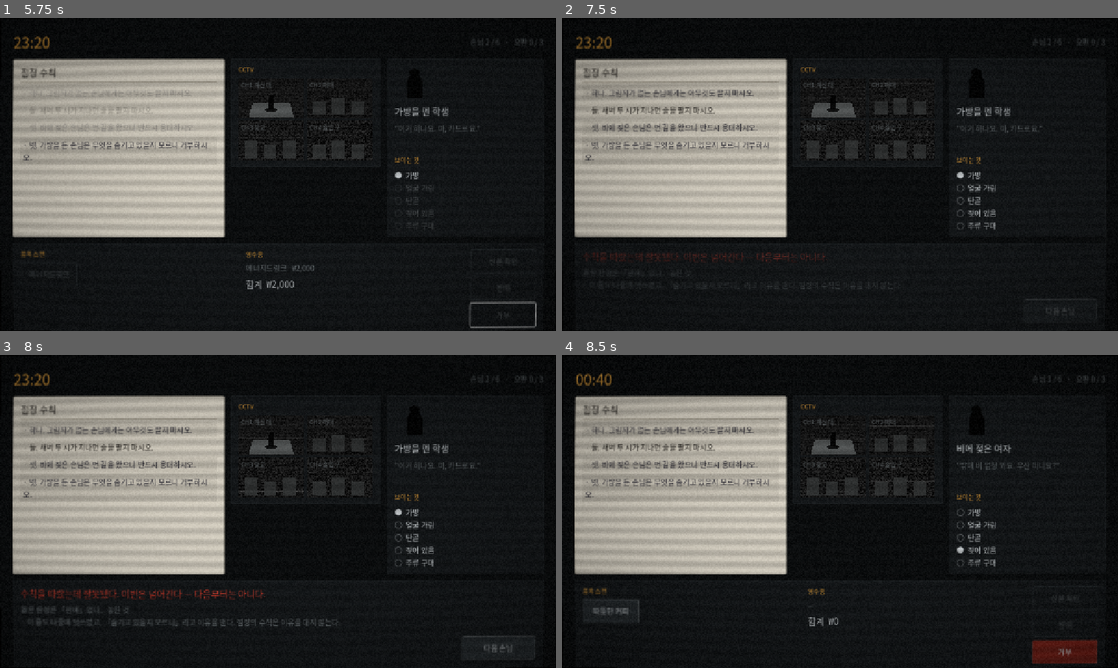
Above: before the commit, frames 1-4 (two rows, left to right).
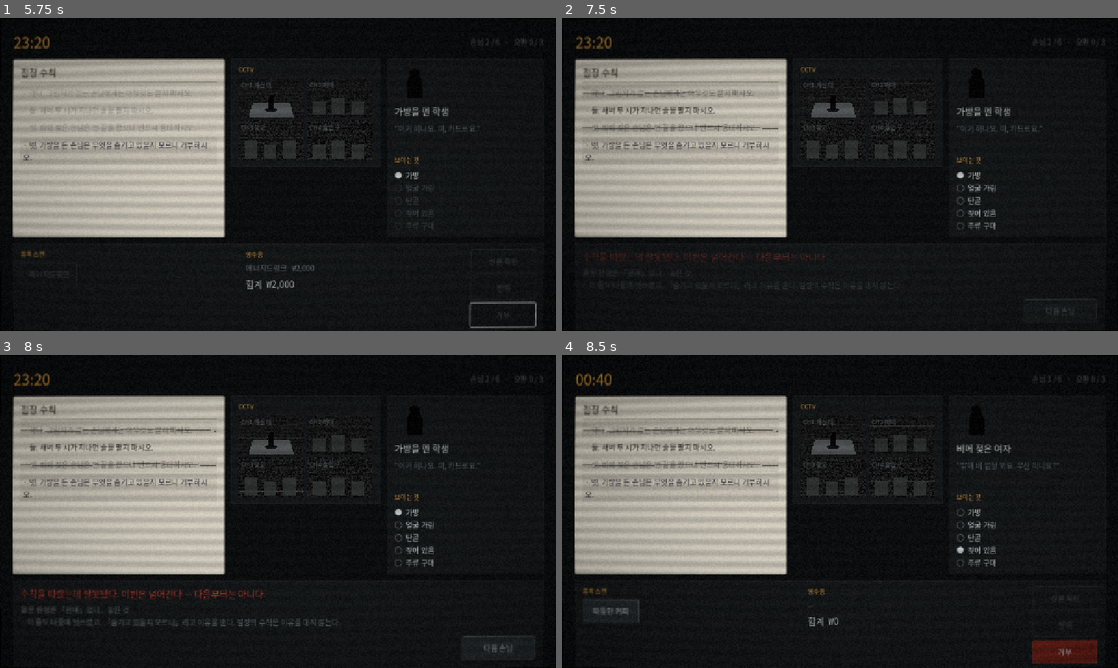
Above: after the commit, the same moments.

Repository: tjgksmf1012/GameProject1
Game: Godot game, scene res://main/title_screen.tscn
Two runs of this game, one before a commit and one after it. Both use one fixed random seed, a clock stepped at 60 frames per second and the inputs below.
Inputs (mouse positions are in pixels of both pictures, inside the frame that each line leads up to):
- Up to frame 1 (5.75 s): tap Enter at 0.5 s; move the mouse to (250, 237) at 0.52 s; click (250, 237) at 0.67 s; tap Space at 0.77, 5.27 s; click "컵라면" at 1.25 s; click "판매" at 2 s; click "다음 손님" at 2.75 s; click "에너지드링크" at 3.5 s; click "거부" at 4.25 s; move the mouse to (444, 221) at 5.02 s; click (444, 221) at 5.17 s
- Up to frame 2 (7.5 s): move the mouse to (673, 127) at 5.77 s; click (673, 127) at 5.92 s; move the mouse to (867, 174) at 6.52 s; click (867, 174) at 6.67 s; tap Space at 6.77 s; move the mouse to (756, 96) at 7.27 s; click (756, 96) at 7.42 s
- Up to frame 3 (8 s): tap Space at 7.52 s
- Up to frame 4 (8.5 s): click "다음 손님" at 8 s

Frame 1 is identical in both runs. In frame 2, 0.3% of the frame differs, in the area x 3-39%, y 22-37%; in frame 3, 0.4%; in frame 4, 0.4%.

Commit message:
feat(N4): 클립보드 취소선 — 추론 게임을 기억력 게임으로 만들지 않는다
밤 4에서 수칙이 아홉 줄이 됐다. 어느 줄을 거짓으로 결론 냈는지 플레이어가
머리로 들고 있으라고 하면, 이 게임은 추론이 아니라 기억력 게임이 된다.
수칙을 클릭하면 펜으로 그어진다. 다시 클릭하면 지워진다.

**그은 표시는 플레이어의 믿음이지 사실이 아니다.** 판정에는 아무 영향이
없다 — 정답은 오직 참 수칙이 정한다. "그은 줄은 평가에서 빼자"는 최적화가
들어오는 순간 플레이어가 정답을 직접 쓰게 되고 게임이 끝난다.

값을 비교해서는 이걸 증명할 수 없다. 판정 경로에 표시를 넘기는 인자가
아예 없기 때문이다. **증명해야 할 것은 구조다** — 수칙 엔진 소스에
`SaveGame`·`struck`이 등장하지 않는지 검사한다. 일부러 넣어보고 걸리는 것을
확인했다.

표시는 세이브에 남아 밤을 넘어 유지된다. 밤 1에서 내린 결론을 밤 4에서
다시 긋는 건 추론이 아니라 사무 작업이다.

선은 절차적으로 그린다 (CLAUDE.md 1.1). 자로 그은 듯 곧으면 종이 위의 펜으로
안 보이므로 흔들림을 주고, 펜이 지나가듯 왼쪽에서 오른쪽으로 그어진다.
이미 그어둔 줄을 밤 시작에 되살릴 때는 애니메이션을 끈다 — 저절로 움직이면
누가 긋는 것처럼 보인다.

스크린샷이 잡은 것:
- 두 줄짜리 수칙에 줄이 한 줄만 그어져 지우다 만 것처럼 보였다.
  라벨의 줄 수만큼 긋도록 StrikeMark로 분리했다
- 그리는 도중 `label.resized`가 들어오면 트윈 콜백이 이미 free된 Line2D를
  잡고 터졌다. 다시 그릴 때 트윈을 세우고, 콜백에 유효성 가드를 넣었다

테스트 3,144개 통과.

Diff:
--- a/main/night_screen.gd
+++ b/main/night_screen.gd
@@ -78,6 +78,7 @@
 	_view.pos.item_scanned.connect(_audio.play.bind("scan"))
 	_view.pos.id_checked.connect(_audio.play.bind("click"))
 	_view.clipboard.rule_added.connect(_audio.play.bind("paper"))
+	_view.clipboard.strike_toggled.connect(_on_strike_toggled)
 	_view.result.continued.connect(_on_continue)
 
 	_effects = ScreenEffects.new()
@@ -96,7 +97,18 @@
 	var visible := _session.engine.visible_rules(_session.night)
 	_view.clipboard.show_rules(visible)
 	_view.clipboard.apply_night(visible, _session.night)
+	_view.clipboard.set_struck(_save.struck_rule_ids)
 	_present_customer()
+
+
+## 플레이어가 수칙을 그었다. **판정에는 아무 영향이 없다** — 정답은 참 수칙이 정한다.
+## 표시를 세이브에 남기는 이유: 밤 1에서 거짓이라고 결론 낸 줄을 밤 4에서 다시 긋게 하면
+## 그건 추론이 아니라 사무 작업이다.
+func _on_strike_toggled(rule_id: String) -> void:
+	_save.toggle_strike(rule_id)
+	_save.store()
+	_view.clipboard.set_struck(_save.struck_rule_ids, rule_id)
+	_audio.play("pen")
 
 
 func _present_customer() -> void:
--- a/systems/audio/sfx_bank.gd
+++ b/systems/audio/sfx_bank.gd
@@ -41,6 +41,11 @@
 static func death() -> AudioStreamWAV:
 	return _mix(tone(41.0, 1.9, 1.1, 0.20, false, 0.55),
 		tone(62.0, 1.5, 1.6, 0.35, true, 0.28))
+
+
+## 수칙에 줄을 긋는다. 짧게 긁히는 소리 — 잉크가 종이를 지나간다.
+static func pen_stroke() -> AudioStreamWAV:
+	return tone(320.0, 0.16, 16.0, 0.92, false, 0.16)
 
 
 ## 손님이 기다리다 카운터를 두드린다. **UI 소리와 헷갈리면 안 된다** —
--- a/systems/night/save_game.gd
+++ b/systems/night/save_game.gd
@@ -14,6 +14,12 @@
 var night: int = FIRST_NIGHT
 var cleared_nights: int = 0
 
+## 플레이어가 거짓이라고 판단해 그어버린 수칙들. **믿음이지 사실이 아니다.**
+## 판정에는 아무 영향을 주지 않는다 — 정답은 오직 참 수칙이 정한다 (RuleEngine).
+## 밤을 넘어 남는다. 밤 1에서 거짓이라고 결론 낸 줄을 밤 4에서 다시 그어야 하면
+## 그건 추론이 아니라 사무 작업이다.
+var struck_rule_ids: PackedStringArray = []
+
 
 static func load_or_new(path: String = SAVE_PATH) -> SaveGame:
 	var save := SaveGame.new()
@@ -26,6 +32,7 @@
 	var data := parsed as Dictionary
 	save.night = maxi(FIRST_NIGHT, int(data.get("night", FIRST_NIGHT)))
 	save.cleared_nights = int(data.get("cleared_nights", 0))
+	save.struck_rule_ids = Customer._to_string_array(data.get("struck_rule_ids", []))
 	return save
 
 
@@ -37,8 +44,19 @@
 	file.store_string(JSON.stringify({
 		"night": night,
 		"cleared_nights": cleared_nights,
+		"struck_rule_ids": struck_rule_ids,
 	}, "  "))
 	file.close()
+	return true
+
+
+## 그었다 / 지웠다. 그은 상태를 돌려준다.
+func toggle_strike(rule_id: String) -> bool:
+	var at := struck_rule_ids.find(rule_id)
+	if at >= 0:
+		struck_rule_ids.remove_at(at)
+		return false
+	struck_rule_ids.append(rule_id)
 	return true
 
 
--- a/tests/test_night_plan.gd
+++ b/tests/test_night_plan.gd
@@ -12,6 +12,7 @@
 	_test_arrival_spread(r)
 	_test_save_roundtrip(r)
 	_test_failed_night_does_not_advance(r)
+	_test_strikes_are_belief_not_truth(r)
 
 
 func _test_plan_is_complete(r: RefCounted) -> void:
@@ -50,11 +51,32 @@
 	r.equals(fresh.night, SaveGame.FIRST_NIGHT, "세이브가 없으면 첫 밤부터")
 
 	fresh.advance_to(3)
+	fresh.toggle_strike("rule_refuse_bag")
 	r.check(fresh.store(SAVE_TEST_PATH), "저장된다")
 	var loaded := SaveGame.load_or_new(SAVE_TEST_PATH)
 	r.equals(loaded.night, 3, "밤이 보존된다")
 	r.equals(loaded.cleared_nights, 1, "넘긴 밤 수가 보존된다")
+	r.check(loaded.struck_rule_ids.has("rule_refuse_bag"), "그어둔 수칙이 밤을 넘어 남는다")
 	SaveGame.erase(SAVE_TEST_PATH)
+
+
+## 그은 표시는 **플레이어의 믿음이지 사실이 아니다.**
+## 이게 판정에 새어들면 플레이어가 정답을 직접 쓰는 셈이 되고 게임이 끝난다.
+func _test_strikes_are_belief_not_truth(r: RefCounted) -> void:
+	var save := SaveGame.new()
+	r.check(save.toggle_strike("rule_no_shadow"), "처음 누르면 그어진다")
+	r.check(not save.toggle_strike("rule_no_shadow"), "다시 누르면 지워진다")
+	r.equals(save.struck_rule_ids.size(), 0, "지우면 목록에서 빠진다")
+
+	# 값을 비교해서는 이걸 증명할 수 없다 — 판정 경로에 표시를 넘기는 인자가 아예 없기 때문이다.
+	# **증명해야 할 것은 구조다**: 수칙 엔진이 세이브를 아예 모른다는 것.
+	# 누군가 "그은 줄은 평가에서 빼자"는 최적화를 넣는 순간 여기서 걸린다.
+	for path in ["res://systems/rules/rule_engine.gd", "res://systems/rules/rule.gd"]:
+		var source := FileAccess.get_file_as_string(path)
+		r.check(source != "", "%s를 읽을 수 있다" % path)
+		for forbidden in ["SaveGame", "struck"]:
+			r.check(not source.contains(forbidden),
+				"%s가 '%s'를 참조한다 — 플레이어의 믿음이 정답에 새어들었다" % [path, forbidden])
 
 
 ## 실패한 밤은 진행이 오르면 안 된다. 오르면 못 깬 밤을 건너뛰게 된다.
--- a/tests/test_sfx_bank.gd
+++ b/tests/test_sfx_bank.gd
@@ -4,7 +4,8 @@
 ## 오디오 파일이 저장소에 하나도 없다는 사실을 지키는 테스트이기도 하다.
 
 const SOUND_MAKERS := [
-	"click", "scan", "correct", "wrong", "paper", "counter_tap", "door_bell", "death",
+	"click", "scan", "correct", "wrong", "paper",
+	"counter_tap", "pen_stroke", "door_bell", "death",
 ]
 
 
@@ -22,7 +23,8 @@
 	# 나는 소리를 들을 수 없으므로 이 목록이 유일한 방어선이다.
 	return [
 		SfxBank.click(), SfxBank.scan(), SfxBank.correct(), SfxBank.wrong(),
-		SfxBank.paper(), SfxBank.counter_tap(), SfxBank.door_bell(), SfxBank.death(),
+		SfxBank.paper(), SfxBank.counter_tap(), SfxBank.pen_stroke(),
+		SfxBank.door_bell(), SfxBank.death(),
 	]
 
 
--- a/tools/shoot_states.gd
+++ b/tools/shoot_states.gd
@@ -9,6 +9,7 @@
 const POS_SCRIPT := "res://ui/pos/pos_terminal.gd"
 const RESULT_SCRIPT := "res://ui/result_panel.gd"
 const CUSTOMER_SCRIPT := "res://ui/customer_view.gd"
+const CLIPBOARD_SCRIPT := "res://ui/clipboard/clipboard_panel.gd"
 const SCENE := "res://main/night_screen.tscn"
 
 const SETTLE_FRAMES := 30
@@ -33,6 +34,7 @@
 var _final_continue: int = -1
 var _final_done: bool = false
 var _pressure_stage: int = -1
+var _strike_ids: PackedStringArray = []
 
 
 func _initialize() -> void:
@@ -49,6 +51,9 @@
 	# 인내는 실제로 35~60초가 걸린다. xvfb에서 그만큼 프레임을 돌리면 20분이 넘는다.
 	# 시계 자체는 tests/test_patience.gd 가 헤드리스로 검증한다 — 여기서 볼 것은 **레이아웃**이다.
 	_pressure_stage = int(_arg("--pressure=", "-1"))
+	# 그은 수칙을 화면에서 보려면 실제로 시그널을 쏘아야 한다. 세이브에 직접 쓰면
+	# 클립보드가 그리는 경로(strike_toggled → set_struck)를 건너뛰어 검증이 안 된다.
+	_strike_ids = _arg("--strike=", "").split(",", false)
 	_final_continue = int(_arg("--final-continue=", "-1"))
 	var packed: PackedScene = load(SCENE)
 	root.add_child(packed.instantiate())
@@ -93,6 +98,13 @@
 			_awaiting_continue = true
 		_next_step_frame = _frames + STEP_FRAMES
 		return
+	if _strike_ids.size() > 0:
+		var clipboard := _find_by_script(root, CLIPBOARD_SCRIPT)
+		if clipboard != null:
+			for id in _strike_ids:
+				clipboard.strike_toggled.emit(id)
+			print("그은 수칙: %s" % ", ".join(_strike_ids))
+		_strike_ids = PackedStringArray()
 	if _pressure_stage >= 0:
 		var view := _find_by_script(root, CUSTOMER_SCRIPT)
 		if view != null:
--- a/ui/audio_deck.gd
+++ b/ui/audio_deck.gd
@@ -37,6 +37,7 @@
 		"paper": SfxBank.paper,
 		"bell": SfxBank.door_bell,
 		"tap": SfxBank.counter_tap,
+		"pen": SfxBank.pen_stroke,
 		"death": SfxBank.death,
 	}
 	for name in makers:
--- a/ui/clipboard/clipboard_panel.gd
+++ b/ui/clipboard/clipboard_panel.gd
@@ -11,6 +11,7 @@
 const Palette := preload("res://ui/theme_factory.gd")
 const Juice := preload("res://ui/juice.gd")
 const PAPER_SHADER := preload("res://shaders/paper.gdshader")
+const StrikeMark := preload("res://ui/clipboard/strike_mark.gd")
 
 const RULE_SEPARATION := 7
 const RISE_DURATION := 0.34
@@ -27,12 +28,15 @@
 const DIM_ALPHA := 0.32
 
 signal rule_added
+## 플레이어가 수칙 하나를 그었다/지웠다. **믿음일 뿐이고 판정에는 영향이 없다.**
+signal strike_toggled(rule_id: String)
 
 var _list: VBoxContainer = null
 var _strings: Dictionary = {}
 var _shown_ids: PackedStringArray = []
 var _rows: Dictionary = {}
 var _labels: Dictionary = {}
+var _strikes: Dictionary = {}
 
 
 func _init() -> void:
@@ -99,10 +103,37 @@
 func _make_row(rule: Rule, index: int) -> PanelContainer:
 	var row := PanelContainer.new()
 	row.add_theme_stylebox_override("panel", _row_style())
+	row.mouse_filter = Control.MOUSE_FILTER_STOP
+	row.gui_input.connect(_on_row_input.bind(rule.id))
 	var label := Palette.make_label("· " + _t(rule.text_key), Palette.SIZE_BODY, Palette.INK_MANAGER)
 	row.add_child(label)
 	_labels[rule.id] = label
+
+	_strikes[rule.id] = StrikeMark.attach(label)
 	return row
+
+
+## 클릭하면 긋고, 다시 클릭하면 지운다. **표시일 뿐 판정은 바뀌지 않는다.**
+## 밤 4에서 수칙이 아홉 줄이 된다. 어느 줄을 거짓으로 결론 냈는지 머리로 들고 있으라고 하면
+## 그건 추론 게임이 아니라 기억력 게임이다.
+func _on_row_input(event: InputEvent, rule_id: String) -> void:
+	if not (event is InputEventMouseButton):
+		return
+	var click := event as InputEventMouseButton
+	if not click.pressed or click.button_index != MOUSE_BUTTON_LEFT:
+		return
+	strike_toggled.emit(rule_id)
+
+
+## 밤을 새로 열 때는 이미 그어져 있던 줄을 **애니메이션 없이** 되살린다.
+## 밤이 시작되자마자 펜이 저절로 움직이면 누가 긋는 것처럼 보인다.
+func set_struck(rule_ids: PackedStringArray, animate_id: String = "") -> void:
+	for id in _strikes:
+		var mark: Node2D = _strikes[id]
+		if rule_ids.has(id):
+			mark.show_stroke(str(id) == animate_id)
+		else:
+			mark.hide_stroke()
 
 
 ## 밤마다 줄의 종이와 잉크를 다시 칠한다.
--- /dev/null
+++ b/ui/clipboard/strike_mark.gd
@@ -0,0 +1,103 @@
+extends Node2D
+
+## 수칙 한 줄을 그어버린 자국. 플레이어가 "이건 거짓말이다"라고 표시한 것이다.
+##
+## **믿음이지 사실이 아니다.** 판정에는 아무 영향을 주지 않는다 —
+## 정답은 오직 참 수칙이 정한다 (`systems/rules/rule_engine.gd`).
+##
+## 이미지가 아니라 절차적 선이다 (CLAUDE.md 1.1). 자로 그은 듯 곧으면 종이 위의 펜으로
+## 안 보이므로 흔들림을 준다. **글이 두 줄이면 두 줄 다 긋는다** — 한 줄만 그으면
+## 지우다 만 것처럼 보인다.
+
+const Palette := preload("res://ui/theme_factory.gd")
+
+const WIDTH := 2.4
+const SEGMENTS := 7
+const JITTER := 2.2
+const OVERSHOOT := 5.0
+const DRAW_SECONDS := 0.17
+const STRUCK_TEXT_ALPHA := 0.55
+
+var _label: Label = null
+var _tweens: Array[Tween] = []
+
+
+## 라벨의 자식으로 붙는다. 라벨이 줄바꿈으로 커지면 `resized`로 따라 그린다.
+static func attach(label: Label) -> Node2D:
+	var mark := (preload("res://ui/clipboard/strike_mark.gd") as GDScript).new() as Node2D
+	mark.visible = false
+	label.add_child(mark)
+	mark.set("_label", label)
+	label.resized.connect(mark._redraw_if_visible)
+	return mark
+
+
+func show_stroke(animate: bool) -> void:
+	visible = true
+	_label.modulate.a = STRUCK_TEXT_ALPHA  # 지우는 게 아니라 뒤로 보낸다
+	_rebuild(animate)
+
+
+func hide_stroke() -> void:
+	visible = false
+	_stop_tweens()
+	_label.modulate.a = 1.0
+
+
+## 라벨이 줄바꿈으로 커지면 줄 위치가 바뀐다. 다시 그린다.
+func _redraw_if_visible() -> void:
+	if visible:
+		_rebuild(false)
+
+
+## **그리는 도중에 다시 그려질 수 있다.** 트윈을 세우지 않으면 콜백이 이미 free된
+## Line2D를 잡고 있다가 터진다 — `label.resized`가 애니메이션 중에 들어오면 그렇게 된다.
+func _stop_tweens() -> void:
+	for tween in _tweens:
+		if tween.is_valid():
+			tween.kill()
+	_tweens.clear()
+
+
+func _rebuild(animate: bool) -> void:
+	_stop_tweens()
+	for child in get_children():
+		child.queue_free()
+	var lines := maxi(1, _label.get_line_count())
+	var line_height := float(_label.size.y) / float(lines)
+	for i in lines:
+		var stroke := Line2D.new()
+		stroke.width = WIDTH
+		stroke.default_color = Palette.INK_MANAGER
+		stroke.points = _points(_label.size.x, line_height * (float(i) + 0.55), i)
+		add_child(stroke)
+		if animate:
+			_animate(stroke, i)
+
+
+## 흔들리는 손으로 그은 한 줄. 줄마다 흔들림이 달라야 두 번 그은 것으로 보인다.
+static func _points(width: float, y: float, seed_index: int) -> PackedVector2Array:
+	var points := PackedVector2Array()
+	for i in SEGMENTS + 1:
+		var t := float(i) / float(SEGMENTS)
+		var x := lerpf(-OVERSHOOT, width + OVERSHOOT, t)
+		points.append(Vector2(x, y + sin(t * 7.3 + float(seed_index) * 2.1) * JITTER))
+	return points
+
+
+## 펜이 지나가듯 왼쪽에서 오른쪽으로. 한 번에 나타나면 도장 같다.
+func _animate(stroke: Line2D, order: int) -> void:
+	var full := stroke.points
+	stroke.points = PackedVector2Array([full[0]])
+	var tween := create_tween()
+	_tweens.append(tween)
+	tween.tween_interval(DRAW_SECONDS * float(order))
+	for i in range(1, full.size()):
+		tween.tween_callback(func() -> void:
+			# 트윈을 세워도 이미 큐에 들어간 콜백은 한 번 더 돌 수 있다.
+			if not is_instance_valid(stroke):
+				return
+			var grown := stroke.points
+			grown.append(full[i])
+			stroke.points = grown)
+		tween.tween_interval(DRAW_SECONDS / float(full.size()))
Not shown, added: ui/clipboard/strike_mark.gd.uid
Not shown, changed: README.md
Not shown, changed: docs/05-prioritization.md
